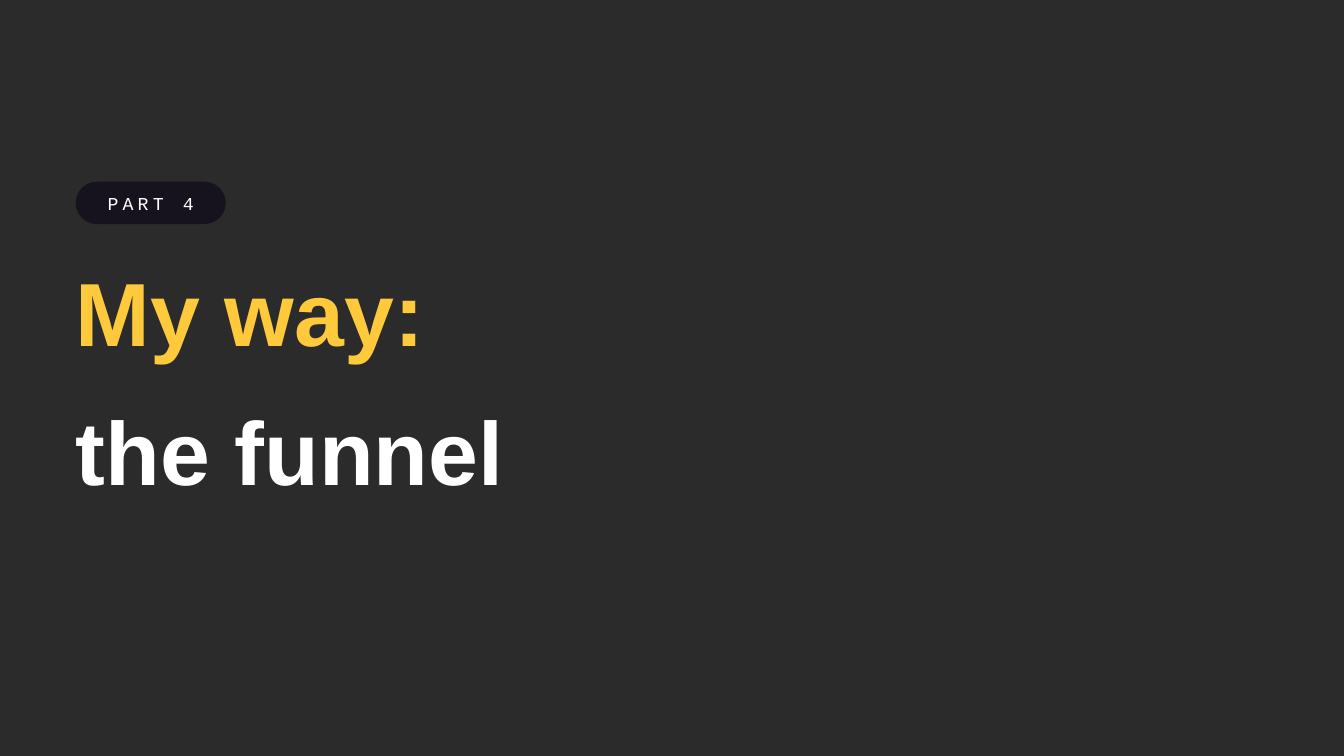
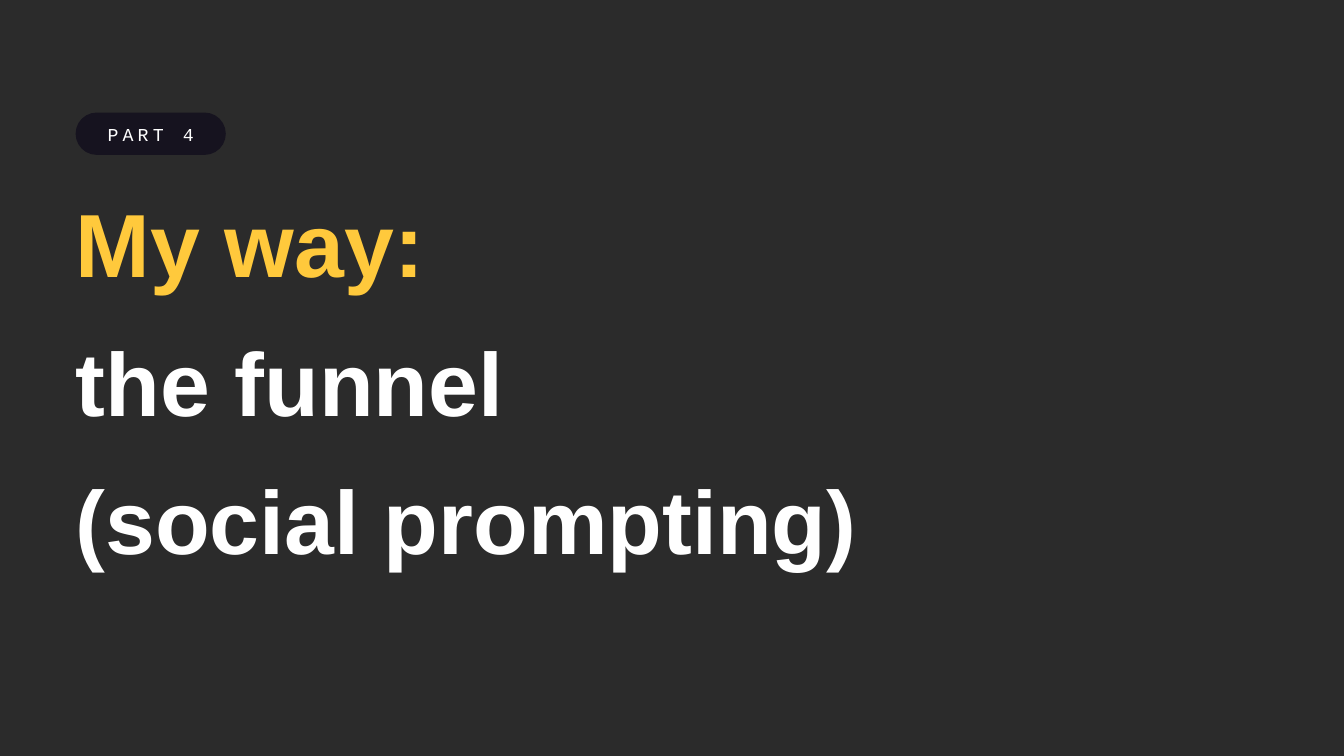
Before and after one commit to ffouladgar-ux/motion-graphics, a slide deck: slide 45 of courses/uca-ai/day2/UCA_AI_Day2.pptx (slide 21 before the commit). Drawn at 1344x756 pixels with LibreOffice and Linux fonts; fonts in the diff are those of the drawing; background and template pictures are left out; a plain dark background stands for a picture behind light text. Boxes give left, top, right and bottom in pixels: in the first picture for what was removed or moved away, otherwise in the second. Text is boxed around its words. In the diff, an @@ line names an element or a change of style, - is before the commit and + after.

```diff
--- a/courses/uca-ai/day2/UCA_AI_Day2.pptx
+++ b/courses/uca-ai/day2/UCA_AI_Day2.pptx
@@ 2 texts, 1 rounded rectangle: place and size @@
-2 texts, 1 rounded rectangle at [76, 181, 503, 486]
+2 texts, 1 rounded rectangle at [76, 113, 503, 417]
@@ text added at [76, 489, 856, 570], 64 pt, text #FFFFFF, bold @@
+(social prompting)
```
Also in this commit, not shown: 8 other slides changed, 26 slides added, 1 slide removed, 7 other files.
